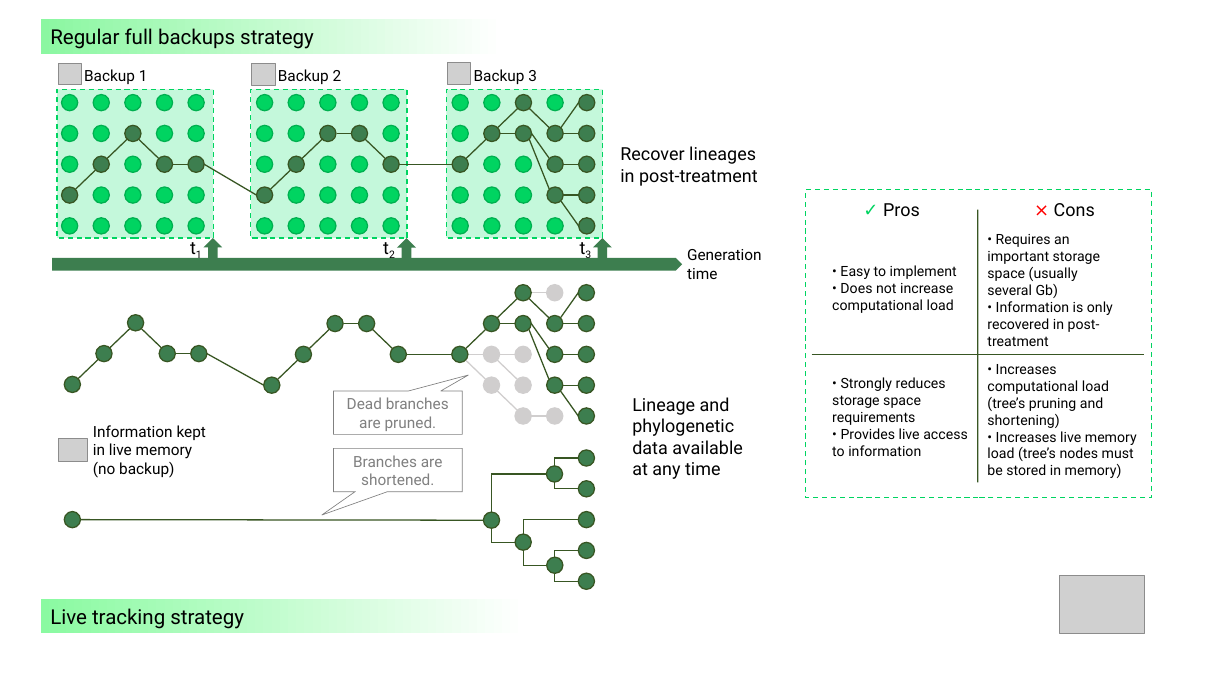
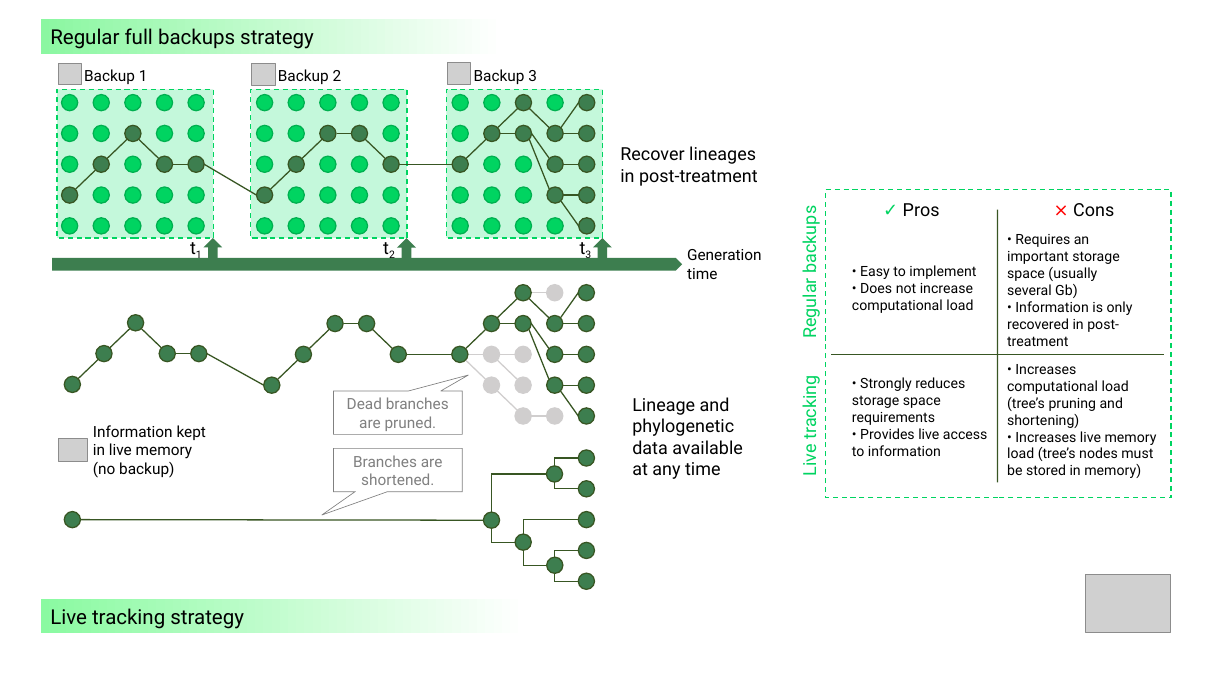
Before and after one commit to charlesrocabert/puutools, a slide deck: slide 2 of doc/backup_vs_live_tracking.pptx. Drawn at 1232x693 pixels with LibreOffice and Linux fonts; fonts in the diff are those of the drawing; grey boxes stand for pictures. Boxes give left, top, right and bottom in pixels: in the first picture for what was removed or moved away, otherwise in the second. Text is boxed around its words. In the diff, an @@ line names an element or a change of style, - is before the commit and + after.

```diff
--- a/doc/backup_vs_live_tracking.pptx
+++ b/doc/backup_vs_live_tracking.pptx
@@ text added at (797, 212, 821, 337), 14 pt, text #00D461 @@
+Regular backups
@@ 6 texts, 2 lines, 1 rectangle: place and size @@
-6 texts, 2 lines, 1 rectangle at (806, 189, 1152, 497)
+6 texts, 2 lines, 1 rectangle at (825, 189, 1171, 497)
@@ text added at (797, 381, 821, 475), 14 pt, text #00D461 @@
+Live tracking
@@ picture: place and size @@
-picture at (1060, 576, 1145, 634)
+picture at (1086, 574, 1171, 632)
```
Also in this commit, not shown: 4 other files.
